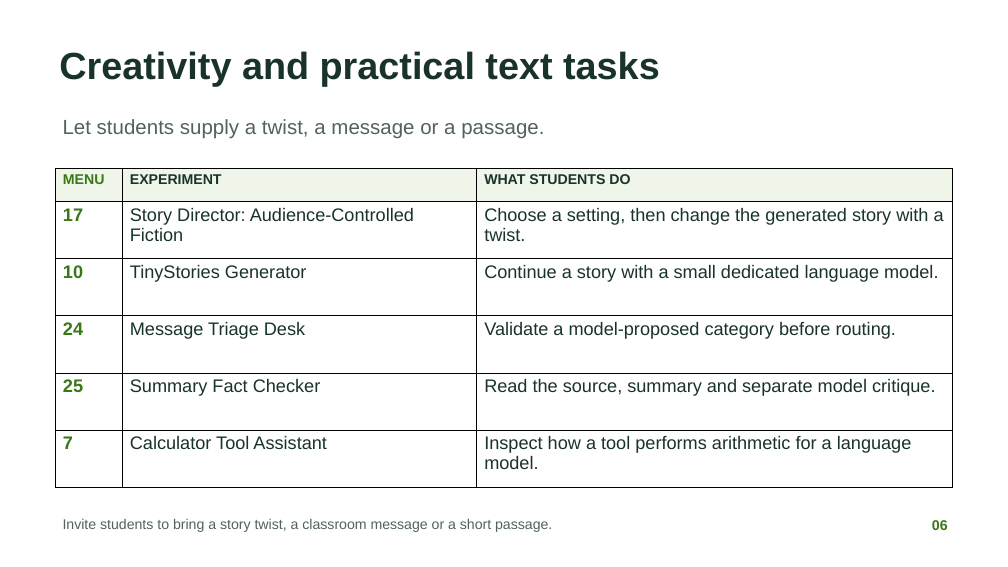
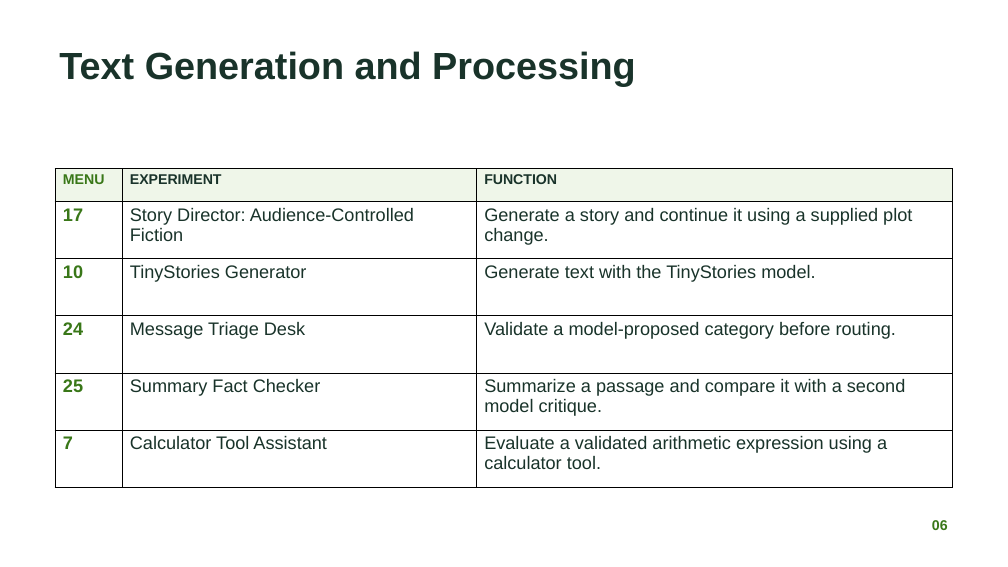
Before and after one commit to nileshsarkar-ai/JetsonNano-Demo, a slide deck: slide 6 of docs/Jetson_Nano_Local_AI_Experiments.pptx. Drawn at 1008x567 pixels with LibreOffice and Linux fonts; fonts in the diff are those of the drawing. Boxes give left, top, right and bottom in pixels: in the first picture for what was removed or moved away, otherwise in the second. Text is boxed around its words. In the diff, an @@ line names an element or a change of style, - is before the commit and + after.

```diff
--- a/docs/Jetson_Nano_Local_AI_Experiments.pptx
+++ b/docs/Jetson_Nano_Local_AI_Experiments.pptx
@@ text at [59, 51, 636, 86]: text changed @@
-Creativity and practical text tasks
+Text Generation and Processing
@@ text removed at [63, 119, 544, 139] @@
-Let students supply a twist, a message or a passage.
@@ table at [55, 169, 954, 488] @@
-row 1, column 3: WHAT STUDENTS DO
+row 1, column 3: FUNCTION
-row 2, column 3: Choose a setting, then change the generated story with a twist.
+row 2, column 3: Generate a story and continue it using a supplied plot change.
-row 3, column 3: Continue a story with a small dedicated language model.
+row 3, column 3: Generate text with the TinyStories model.
-row 5, column 3: Read the source, summary and separate model critique.
+row 5, column 3: Summarize a passage and compare it with a second model critique.
-row 6, column 3: Inspect how a tool performs arithmetic for a language model.
+row 6, column 3: Evaluate a validated arithmetic expression using a calculator tool.
@@ text removed at [63, 518, 552, 532] @@
-Invite students to bring a story twist, a classroom message or a short passage.
```
Also in this commit, not shown: 8 other slides changed, 1 slide added, 1 slide removed, 2 other files.
